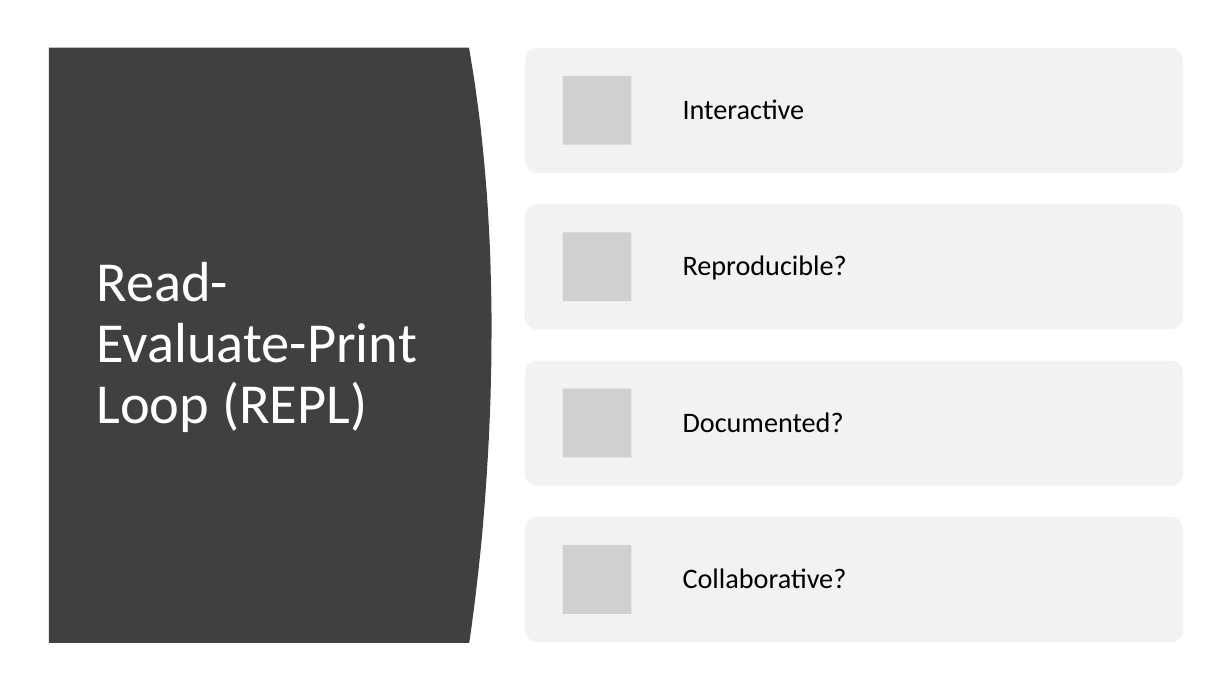
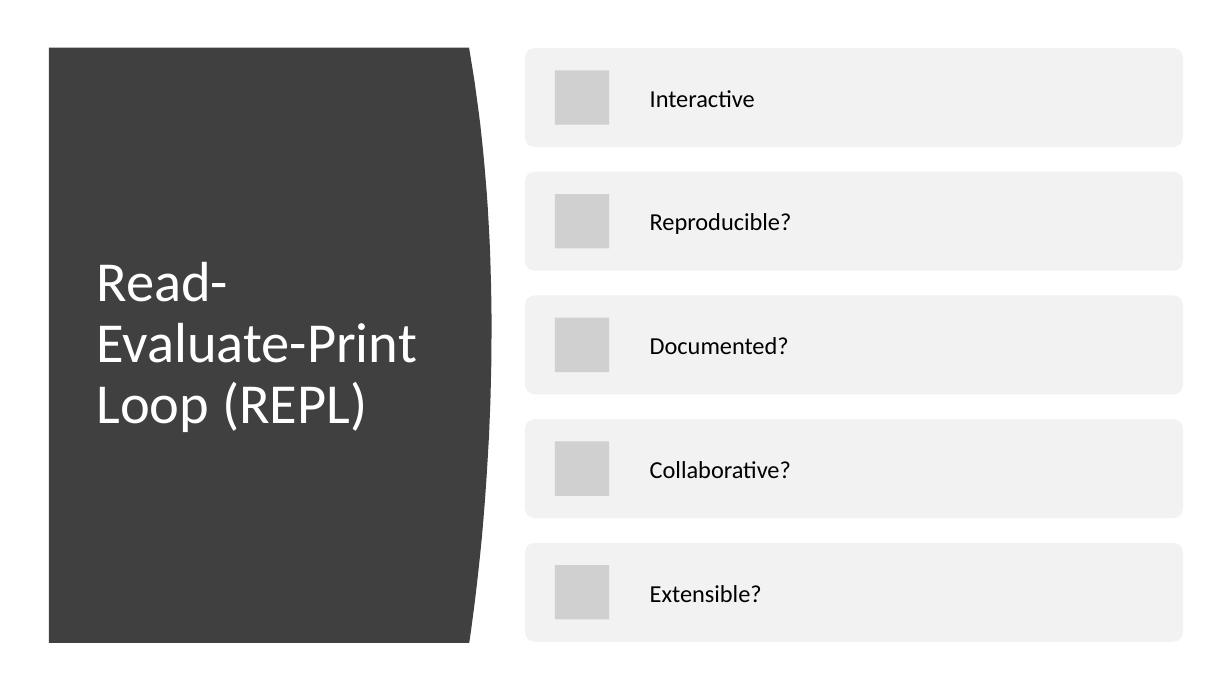
Before and after one commit to lqdev/Presentations, a slide deck: slide 7 of NYCNETDevs072019/slides/InteractiveProgrammingFSharp.pptx. Drawn at 1232x693 pixels with LibreOffice and Linux fonts; fonts in the diff are those of the drawing; grey boxes stand for pictures. Boxes give left, top, right and bottom in pixels: in the first picture for what was removed or moved away, otherwise in the second. Text is boxed around its words. In the diff, an @@ line names an element or a change of style, - is before the commit and + after.

Commit message:
updated slides

```diff
--- a/NYCNETDevs072019/slides/InteractiveProgrammingFSharp.pptx
+++ b/NYCNETDevs072019/slides/InteractiveProgrammingFSharp.pptx
@@ rounded rectangle: place and size @@
-rounded rectangle at box(525, 48, 1183, 173)
+rounded rectangle at box(525, 48, 1183, 147)
@@ text "Interactive": place and size @@
-text "Interactive" at box(683, 99, 805, 120)
+text "Interactive" at box(650, 90, 755, 107)
@@ picture removed at box(563, 76, 631, 144) @@
@@ rounded rectangle: place and size @@
-rounded rectangle at box(525, 204, 1183, 329)
+rounded rectangle at box(525, 172, 1183, 271)
@@ text "Reproducible?": place and size @@
-text "Reproducible?" at box(683, 255, 847, 280)
+text "Reproducible?" at box(650, 213, 792, 234)
@@ picture removed at box(563, 232, 631, 300) @@
@@ text "Documented?": place and size @@
-text "Documented?" at box(683, 412, 844, 433)
+text "Documented?" at box(650, 337, 789, 354)
@@ picture: place and size @@
-picture at box(563, 389, 631, 457)
+picture at box(555, 318, 609, 372)
@@ rounded rectangle: place and size @@
-rounded rectangle at box(525, 360, 1183, 485)
+rounded rectangle at box(525, 420, 1183, 518)
@@ size 22 to 19 pt; line spacing 0.9 to 1; less space between paragraphs in 4 elements at box(650, 90, 755, 107), box(650, 213, 792, 234), box(650, 337, 789, 354), box(650, 461, 791, 478) @@
@@ text "Collaborative?": place and size @@
-text "Collaborative?" at box(683, 568, 847, 589)
+text "Collaborative?" at box(650, 461, 791, 478)
@@ rounded rectangle: place and size @@
-rounded rectangle at box(525, 517, 1183, 641)
+rounded rectangle at box(525, 543, 1183, 642)
@@ picture removed at box(563, 545, 631, 614) @@
@@ group added at box(525, 70, 1183, 620): 4 pictures, 1 rounded rectangle, 1 text @@
+Extensible?
```
Also in this commit, not shown: 4 other slides changed, 18 other files.
